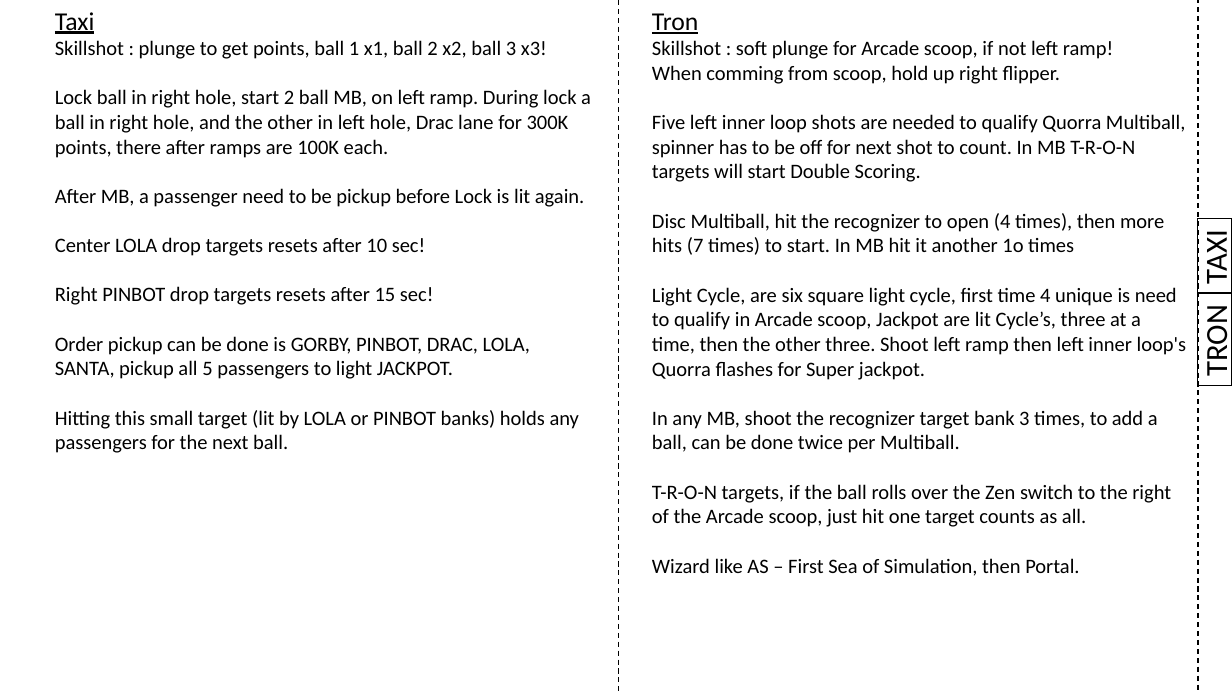
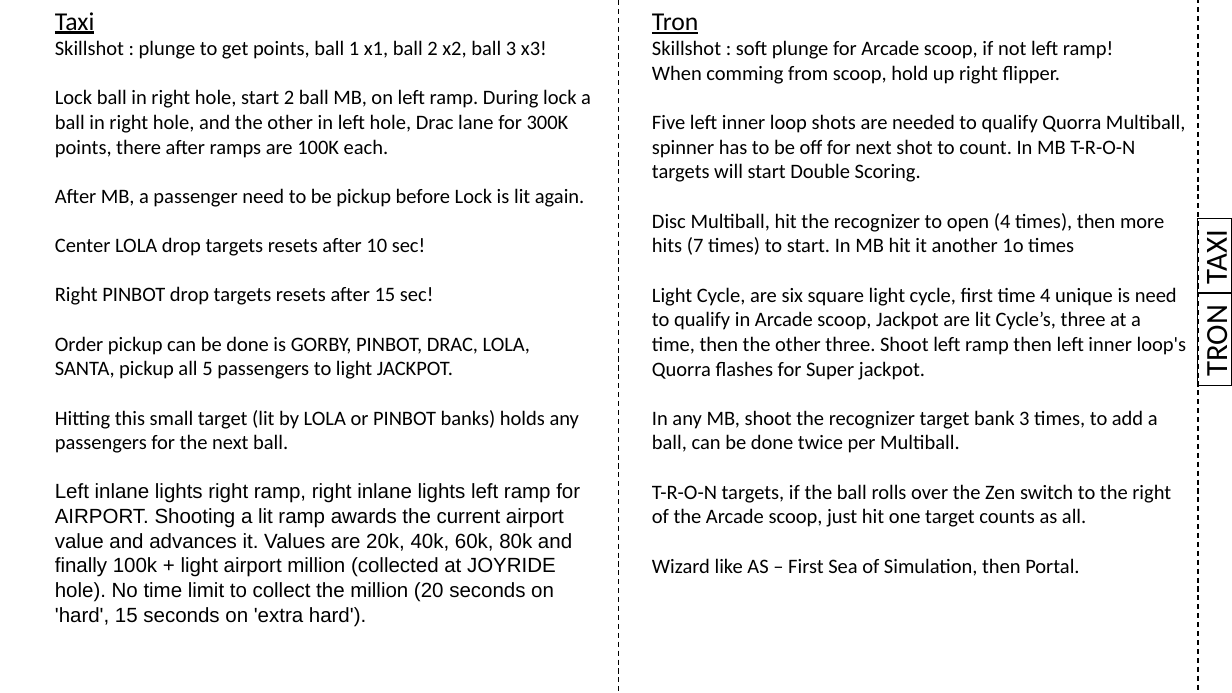
Before and after one commit to karstenbolge/PB, a slide deck: slide 16 of PB.pptx. Drawn at 1232x693 pixels with LibreOffice and Linux fonts; fonts in the diff are those of the drawing. Boxes give left, top, right and bottom in pixels: in the first picture for what was removed or moved away, otherwise in the second. Text is boxed around its words. In the diff, an @@ line names an element or a change of style, - is before the commit and + after.

Commit message:
added

```diff
--- a/PB.pptx
+++ b/PB.pptx
@@ text at [55, 483, 580, 627]: paragraph added @@
+Left inlane lights right ramp, right inlane lights left ramp for AIRPORT. Shooting a lit ramp awards the current airport value and advances it. Values are 20k, 40k, 60k, 80k and finally 100k + light airport million (collected at JOYRIDE hole). No time limit to collect the million (20 seconds on 'hard', 15 seconds on 'extra hard').
```
